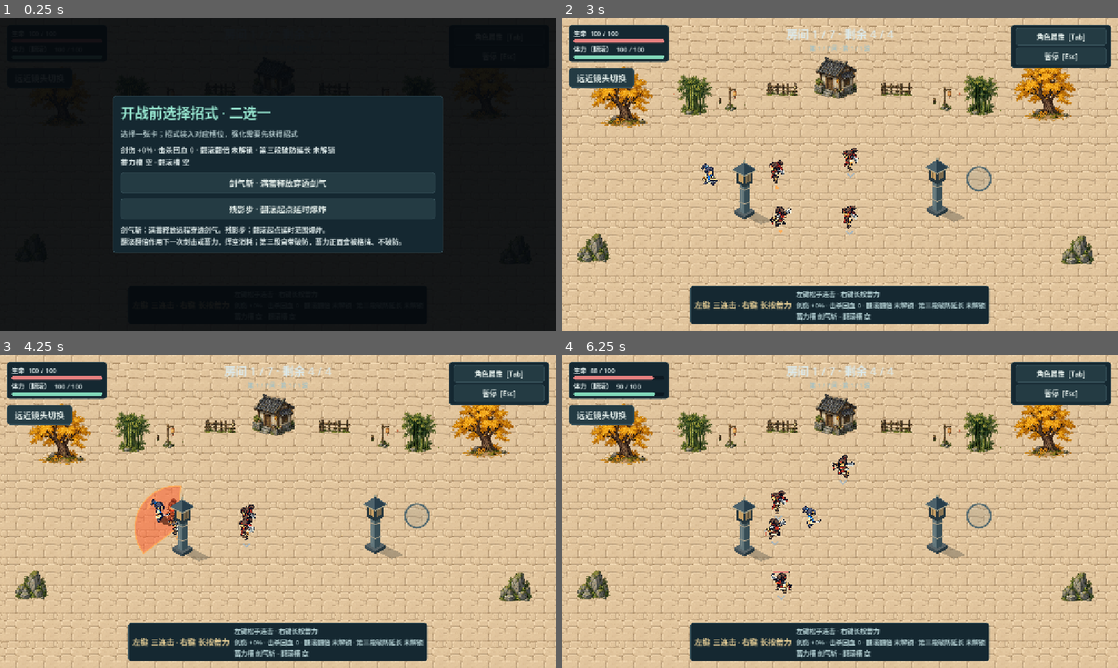
Above: before the commit, frames 1-4 (two rows, left to right).
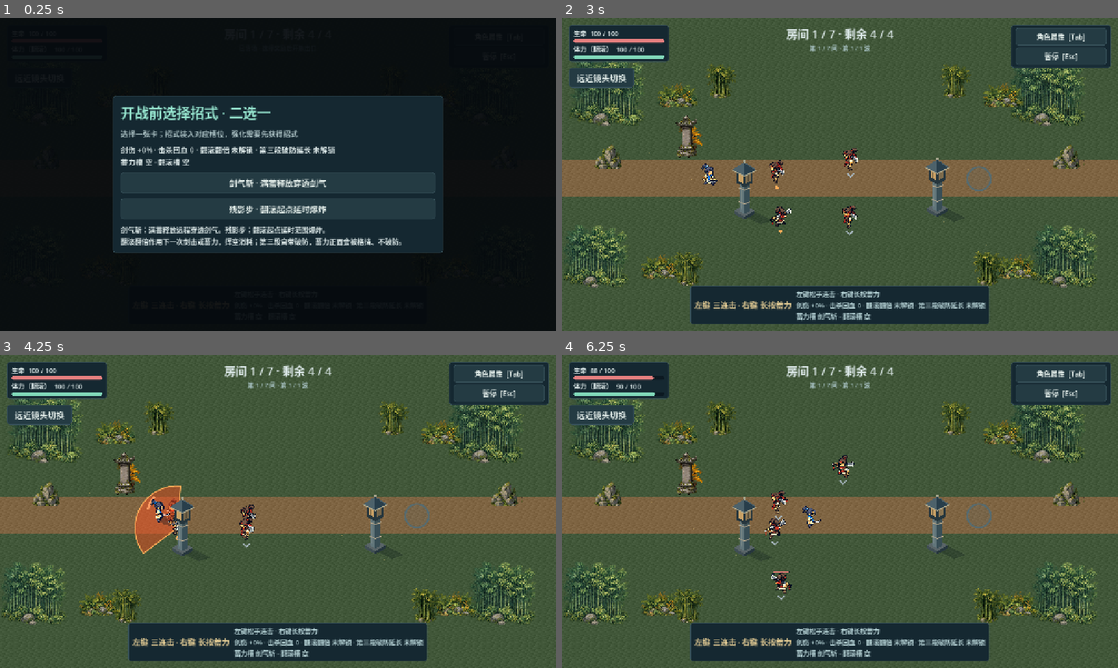
Above: after the commit, the same moments.

Repository: laoshiren912/wenjian
Game: Godot game, scene res://scenes/main_v41.tscn
The game is run twice, just before and just after one commit, with the same random seed, the same clock (stepped at 60 frames per second) and the same inputs.
Inputs (mouse positions are in pixels of both pictures, inside the frame that each line leads up to):
- Up to frame 1 (0.25 s): no input
- Up to frame 2 (3 s): click "角色属性 [Tab]" at 0.5 s; click "暂停 [Esc]" at 1.25 s; click "远近镜头切换" at 2 s; click "剑气斩 · 满蓄释放穿透剑气" at 2.75 s
- Up to frame 3 (4.25 s): tap Enter at 3.5 s; move the mouse to (400, 495) at 3.52 s; press the mouse at (400, 495) at 3.53 s; hold D (move_right) from 3.53 s (still down)
- Up to frame 4 (6.25 s): release D (move_right) at 4.25 s; release the mouse at (962, 495) at 4.25 s; drag from (728, 527) to (812, 574) at 4.27 s; move the mouse to (895, 442) at 5.02 s; hold D (move_right) 5.03-5.75 s; hold Space (roll) 5.03-5.75 s; drag from (812, 574) to (673, 464) at 5.77 s

The runs differ from the first frame. In frame 2, 86% of the frame differs, in the area x 0-100%, y 0-100%; in frame 3, 86%; in frame 4, 86%.

Commit message:
添加首间战斗房山脚竹林样板

Diff:
--- /dev/null
+++ b/scripts/v41_bamboo_room.gd
@@ -0,0 +1,35 @@
+extends Node2D
+
+const TERRAIN = preload("res://assets/courtyard/guishan/terrain.png")
+const DENSE_BAMBOO = preload("res://assets/courtyard/guishan/dense_bamboo.png")
+const BAMBOO = preload("res://assets/courtyard/guishan/bamboo_grove.png")
+const FERNS = preload("res://assets/courtyard/guishan/ferns.png")
+const ROCKS = preload("res://assets/courtyard/guishan/mountain_rocks.png")
+const STELE = preload("res://assets/courtyard/guishan/wayfinding_stele.png")
+
+func _ready() -> void:
+	texture_filter = CanvasItem.TEXTURE_FILTER_NEAREST
+	z_index = -9
+
+func _draw() -> void:
+	# The path crosses the room from the existing entrance to the exit.
+	# Atlas IDs 0, 32, 47, 39 are grass, upper edge, earth, lower edge.
+	for y in range(23):
+		var tile := 32 if y == 10 else (47 if y == 11 else (39 if y == 12 else 0))
+		var source := Rect2((tile % 16) * 32, int(tile / 16) * 32, 32, 32)
+		for x in range(40):
+			draw_texture_rect_region(TERRAIN, Rect2(x * 32, y * 32, 32, 32), source)
+	# Decorations are drawn behind the actors and carry no collision shapes.
+	for item in [
+		[DENSE_BAMBOO, Vector2(15, 20), 0.8], [DENSE_BAMBOO, Vector2(1030, 20), 0.8],
+		[DENSE_BAMBOO, Vector2(0, 420), 0.7], [DENSE_BAMBOO, Vector2(1080, 420), 0.7],
+		[FERNS, Vector2(218, 135), 0.75], [FERNS, Vector2(968, 135), 0.75],
+		[FERNS, Vector2(180, 530), 0.75], [FERNS, Vector2(1000, 530), 0.75],
+		[ROCKS, Vector2(75, 280), 0.75], [ROCKS, Vector2(1130, 280), 0.75],
+		[STELE, Vector2(245, 225), 0.6]]:
+		var texture: Texture2D = item[0]
+		var point: Vector2 = item[1]
+		draw_texture_rect(texture, Rect2(point, texture.get_size() * float(item[2])), false)
+	# Exclude stray detached pixels at the left and right edges of this source.
+	for point in [Vector2(330, 105), Vector2(870, 105), Vector2(255, 535), Vector2(945, 535)]:
+		draw_texture_rect_region(BAMBOO, Rect2(point, Vector2(85, 96) * 0.85), Rect2(8, 0, 85, 96))
--- a/scripts/v41_run.gd
+++ b/scripts/v41_run.gd
@@ -96,7 +96,7 @@
 	feedback.shake_strength = 0.0
 	$Camera2D.offset = Vector2.ZERO
 	world.portal_open = false
-	world.set_boss_room(room_index == CONFIG.BOSS_ROOM)
+	world.set_room_style(room_index)
 	phase = "combat"
 	player = _create_player()
 	gm_spawned.clear()
--- a/scripts/v41_world.gd
+++ b/scripts/v41_world.gd
@@ -6,11 +6,14 @@
 var room_cleared := false
 var portal_open := false
 var pixel_courtyard: Node2D
+var bamboo_room: Node2D
 
 func build_battle() -> void:
 	build_courtyard()
 	pixel_courtyard = preload("res://scripts/v41_pixel_courtyard.gd").new()
 	add_child(pixel_courtyard)
+	bamboo_room = preload("res://scripts/v41_bamboo_room.gd").new()
+	add_child(bamboo_room)
 	actors.y_sort_enabled = true
 	grid.region = Rect2i(0, 0, 40, 23)
 	grid.cell_size = Vector2.ONE * NAV_CELL
@@ -34,9 +37,11 @@
 			else:
 				blocked[cell] = true
 
-func set_boss_room(is_boss: bool) -> void:
+func set_room_style(room_index: int) -> void:
+	var is_boss := room_index == CONFIG.BOSS_ROOM
 	backdrop.visible = is_boss
-	pixel_courtyard.visible = not is_boss
+	pixel_courtyard.visible = not is_boss and room_index != 0
+	bamboo_room.visible = room_index == 0
 	for child in get_children():
 		if child is Polygon2D and child.texture == backdrop.texture:
 			child.visible = is_boss
Binary file added: assets/courtyard/guishan/dense_bamboo.png
Not shown, added: assets/courtyard/guishan/dense_bamboo.png.import
Binary file added: assets/courtyard/guishan/ferns.png
Not shown, added: assets/courtyard/guishan/ferns.png.import
Binary file added: assets/courtyard/guishan/wayfinding_stele.png
Not shown, added: assets/courtyard/guishan/wayfinding_stele.png.import
Not shown, added: scripts/v41_bamboo_room.gd.uid
Not shown, changed: HANDOFF.md
Not shown, changed: docs/HANDOFF_ARCHIVE.md
